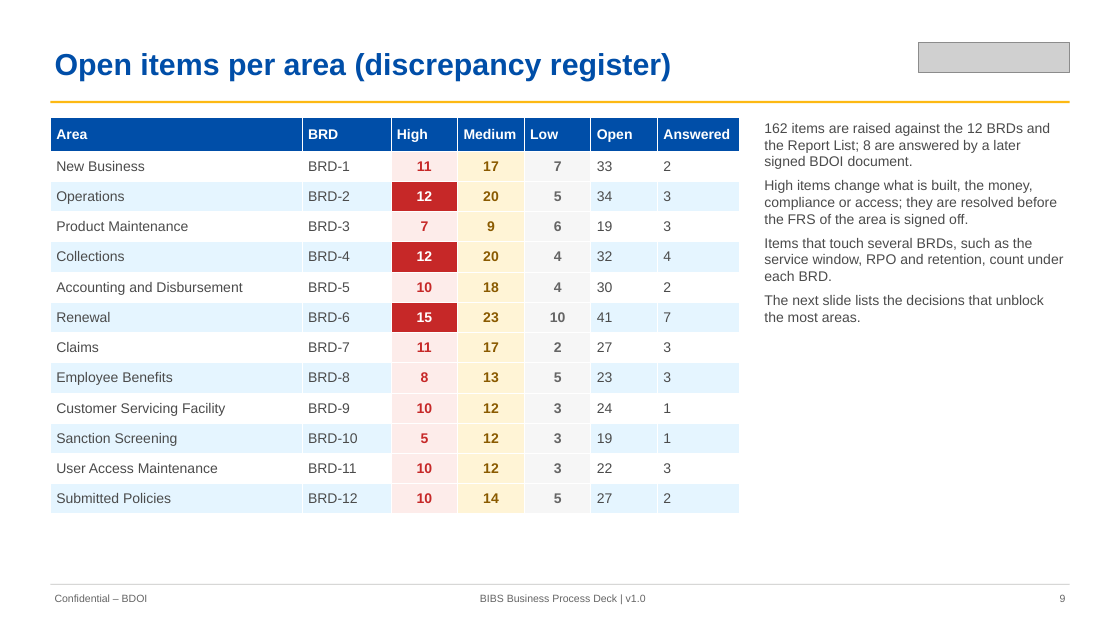
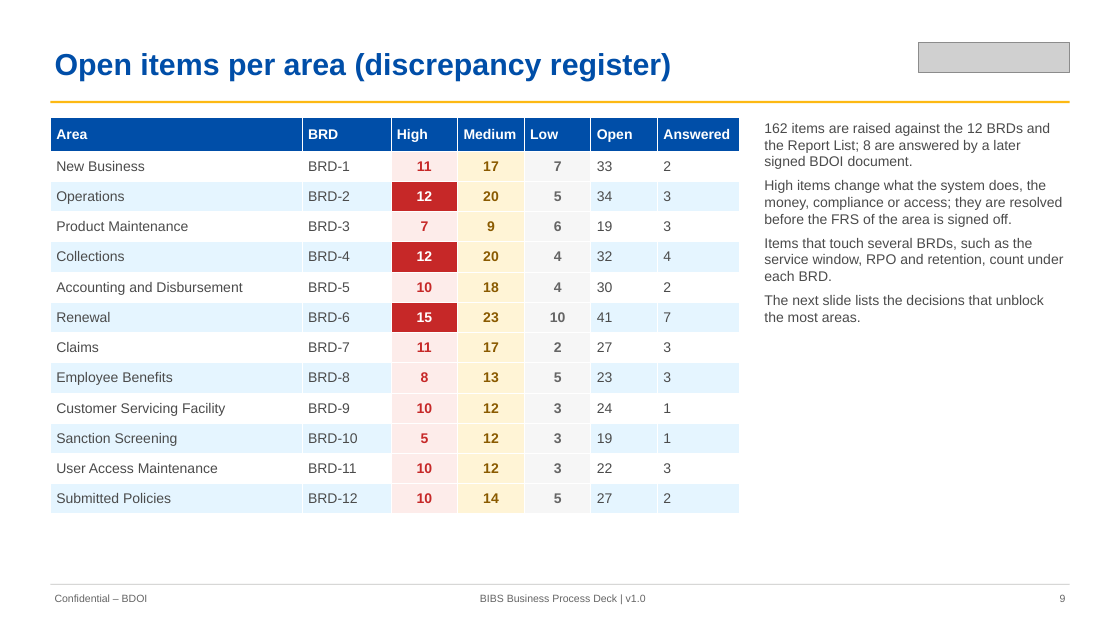
Before and after one commit to IortaTexhNXT-DEV/FinVerse, a slide deck: slide 9 of docs/deliverables/out/Programme/Decks/BIBS_Deck_BRD-00_Business_Process_AsIs_Envisioned_BestPractice_v1.0.pptx. Drawn at 1120x630 pixels with LibreOffice and Linux fonts; fonts in the diff are those of the drawing; grey boxes stand for pictures. Boxes give left, top, right and bottom in pixels: in the first picture for what was removed or moved away, otherwise in the second. Text is boxed around its words. In the diff, an @@ line names an element or a change of style, - is before the commit and + after.

```diff
--- a/docs/deliverables/out/Programme/Decks/BIBS_Deck_BRD-00_Business_Process_AsIs_Envisioned_BestPractice_v1.0.pptx
+++ b/docs/deliverables/out/Programme/Decks/BIBS_Deck_BRD-00_Business_Process_AsIs_Envisioned_BestPractice_v1.0.pptx
@@ text at bbox=[764, 180, 1063, 227]: text changed @@
-High items change what is built, the money, compliance or access; they are resolved before the FRS of the area is signed off.
+High items change what the system does, the money, compliance or access; they are resolved before the FRS of the area is signed off.
```
Also in this commit, not shown: 40 other slides changed, 43 other files.
